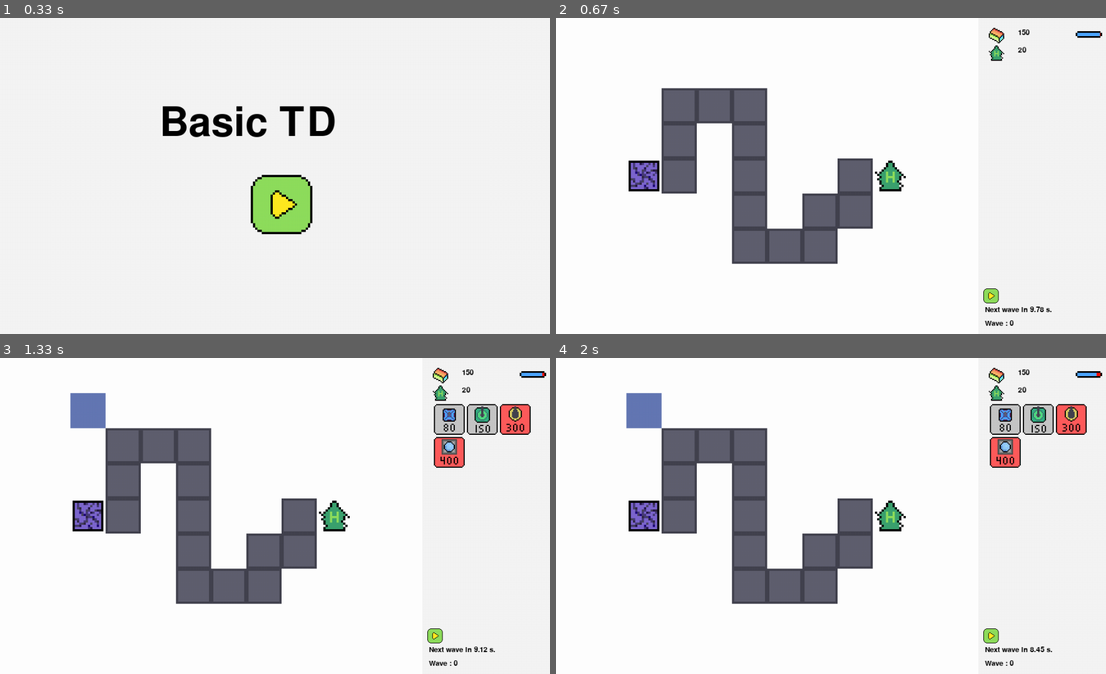
Above: before the commit, frames 1-4 (two rows, left to right).
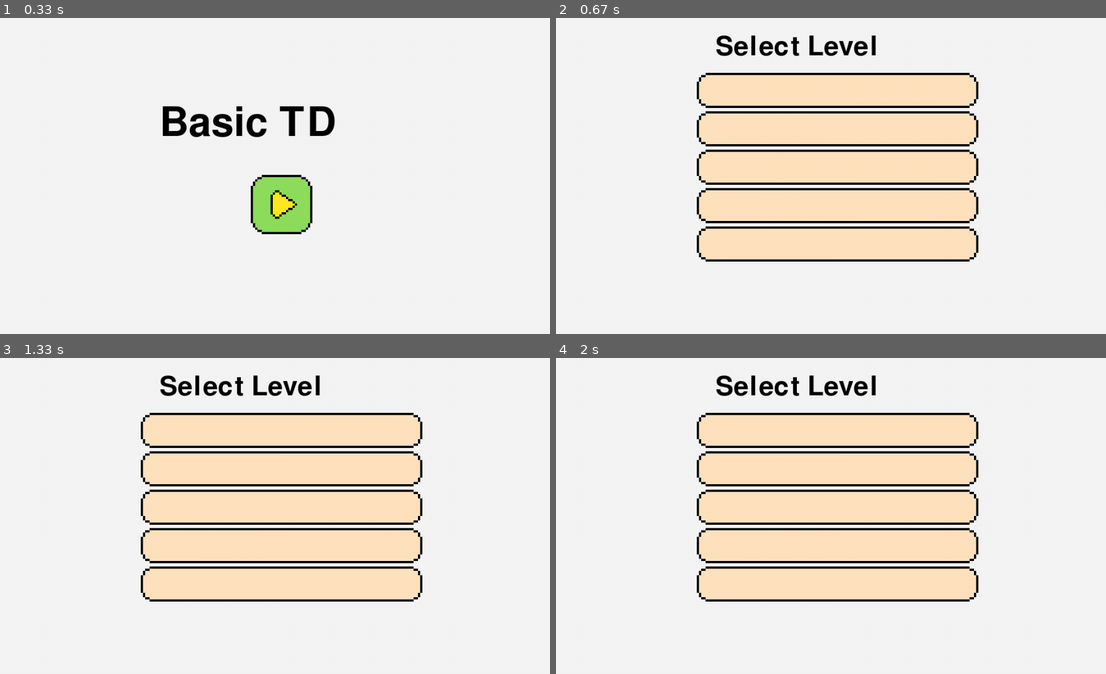
Above: after the commit, the same moments.

Repository: mtmattqq/PygameTD
Game: pygame game, started from main.py
Two runs of this game, one before a commit and one after it. Both use one fixed random seed, a clock stepped at 60 frames per second and the inputs below.
Inputs (mouse positions are in pixels of both pictures, inside the frame that each line leads up to):
- Up to frame 1 (0.33 s): no input
- Up to frame 2 (0.67 s): click (836, 176) at 0.38 s
- Up to frame 3 (1.33 s): press the mouse at (280, 516) at 0.7 s; move the mouse to (187, 459) at 0.8 s; release the mouse at (93, 402) at 0.93 s
- Up to frame 4 (2 s): no input

Frame 1 is identical in both runs. In frame 2, 33% of the frame differs, in the area x 13-100%, y 2-98%; in frame 3, 36%; in frame 4, 36%, in the area x 12-100%, y 2-98%.

Commit message:
level select

Diff:
--- a/AppData/basic_level.json
+++ b/AppData/level1.json
@@ -4,12 +4,12 @@
     "map" : [
         [0, 0, 0, 0, 0, 0, 0, 0, 0, 0, 0, 0],
         [0, 0, 0, 0, 0, 0, 0, 0, 0, 0, 0, 0],
-        [0, 0, 0, 3, 3, 3, 0, 0, 0, 0, 0, 0],
-        [0, 0, 0, 3, 0, 3, 0, 0, 0, 0, 0, 0],
-        [0, 0, 2, 3, 0, 3, 0, 0, 3, 1, 0, 0],
-        [0, 0, 0, 0, 0, 3, 0, 3, 3, 0, 0, 0],
-        [0, 0, 0, 0, 0, 3, 3, 3, 0, 0, 0, 0],
-        [0, 0, 0, 0, 0, 0, 0, 0, 0, 0, 0, 0],
+        [0, 3, 3, 3, 0, 0, 0, 0, 0, 0, 0, 0],
+        [0, 3, 0, 3, 0, 0, 0, 0, 0, 0, 0, 0],
+        [0, 2, 0, 3, 0, 0, 0, 3, 3, 1, 0, 0],
+        [0, 0, 3, 3, 0, 0, 0, 3, 0, 0, 0, 0],
+        [0, 0, 3, 0, 0, 3, 3, 3, 0, 0, 0, 0],
+        [0, 0, 3, 3, 3, 3, 0, 0, 0, 0, 0, 0],
         [0, 0, 0, 0, 0, 0, 0, 0, 0, 0, 0, 0]
     ],
 
--- /dev/null
+++ b/AppData/level2.json
@@ -0,0 +1,20 @@
+{
+    "map_size" : [9, 12],
+
+    "map" : [
+        [0, 0, 0, 0, 0, 0, 0, 0, 0, 0, 0, 0],
+        [0, 0, 0, 0, 0, 0, 0, 0, 0, 0, 0, 0],
+        [0, 3, 3, 3, 0, 3, 3, 3, 0, 0, 0, 0],
+        [0, 3, 0, 3, 0, 3, 0, 3, 0, 0, 0, 0],
+        [0, 2, 0, 3, 0, 3, 0, 3, 0, 0, 0, 0],
+        [0, 0, 3, 3, 0, 3, 0, 1, 0, 0, 0, 0],
+        [0, 0, 3, 0, 0, 3, 0, 0, 0, 0, 0, 0],
+        [0, 0, 3, 3, 3, 3, 0, 0, 0, 0, 0, 0],
+        [0, 0, 0, 0, 0, 0, 0, 0, 0, 0, 0, 0]
+    ],
+
+    "difficulty" : 102,
+    "start_wave" : 0,
+    "start_money" : 150,
+    "start_hit" : 20
+}
--- /dev/null
+++ b/AppData/level3.json
@@ -0,0 +1,20 @@
+{
+    "map_size" : [9, 12],
+
+    "map" : [
+        [0, 0, 0, 0, 0, 0, 0, 0, 0, 0, 0, 0],
+        [0, 2, 0, 3, 3, 3, 0, 0, 0, 0, 0, 0],
+        [0, 3, 3, 3, 0, 3, 0, 0, 0, 0, 0, 0],
+        [0, 0, 0, 0, 0, 3, 0, 0, 0, 0, 0, 0],
+        [0, 0, 0, 0, 0, 3, 0, 0, 0, 0, 0, 0],
+        [0, 0, 0, 0, 0, 3, 0, 0, 0, 0, 0, 0],
+        [0, 0, 0, 0, 0, 3, 0, 3, 3, 3, 0, 0],
+        [0, 0, 0, 0, 0, 3, 3, 3, 0, 1, 0, 0],
+        [0, 0, 0, 0, 0, 0, 0, 0, 0, 0, 0, 0]
+    ],
+
+    "difficulty" : 104,
+    "start_wave" : 0,
+    "start_money" : 160,
+    "start_hit" : 20
+}
--- /dev/null
+++ b/AppData/level4.json
@@ -0,0 +1,20 @@
+{
+    "map_size" : [9, 12],
+
+    "map" : [
+        [0, 0, 0, 0, 0, 0, 0, 0, 0, 0, 0, 0],
+        [0, 2, 3, 3, 3, 3, 3, 3, 3, 3, 3, 0],
+        [0, 0, 0, 0, 0, 0, 0, 0, 0, 0, 3, 0],
+        [0, 0, 0, 0, 0, 0, 0, 0, 0, 0, 3, 0],
+        [0, 0, 0, 0, 0, 0, 0, 0, 0, 0, 3, 0],
+        [0, 0, 0, 0, 0, 0, 0, 0, 0, 0, 3, 0],
+        [0, 0, 0, 0, 0, 0, 0, 0, 0, 0, 3, 0],
+        [0, 1, 3, 3, 3, 3, 3, 3, 3, 3, 3, 0],
+        [0, 0, 0, 0, 0, 0, 0, 0, 0, 0, 0, 0]
+    ],
+
+    "difficulty" : 106,
+    "start_wave" : 0,
+    "start_money" : 160,
+    "start_hit" : 20
+}
--- /dev/null
+++ b/AppData/level5.json
@@ -0,0 +1,20 @@
+{
+    "map_size" : [9, 12],
+
+    "map" : [
+        [0, 0, 0, 0, 0, 0, 0, 0, 0, 0, 0, 0],
+        [0, 2, 3, 3, 0, 3, 3, 3, 0, 0, 1, 0],
+        [0, 0, 0, 3, 0, 3, 0, 3, 0, 0, 3, 0],
+        [0, 0, 0, 3, 0, 3, 0, 3, 0, 0, 3, 0],
+        [0, 3, 3, 3, 0, 3, 0, 3, 0, 0, 3, 0],
+        [0, 3, 0, 0, 0, 3, 0, 3, 0, 0, 3, 0],
+        [0, 3, 3, 3, 3, 3, 0, 3, 0, 0, 3, 0],
+        [0, 0, 0, 0, 0, 0, 0, 3, 3, 3, 3, 0],
+        [0, 0, 0, 0, 0, 0, 0, 0, 0, 0, 0, 0]
+    ],
+
+    "difficulty" : 108,
+    "start_wave" : 0,
+    "start_money" : 200,
+    "start_hit" : 25
+}
--- /dev/null
+++ b/AppData/levels.json
@@ -0,0 +1,12 @@
+{
+    "file_name" : [
+        "basic_level.json",
+        "level1.json",
+        "level2.json",
+        "level3.json",
+        "level4.json",
+        "level5.json"
+    ],
+
+    "level_per_page" : 5
+}
--- a/main.py
+++ b/main.py
@@ -349,6 +349,8 @@
                 enemy_types[2] = enemy.super_shield(level_path[0].copy(), 0, 0, 0, 10, level_path)
 
             if wave >= 100 and wave % 25 == 0 :
+                if boss != None :
+                    is_game_over = True
                 enemy_type_this_wave = boss_level % 3
                 boss_level += 1
                 boss = boss_types[enemy_type_this_wave].copy()
@@ -587,8 +589,51 @@
     a = 0
 
 def select_level() :
-    level_now = 'basic_level.json'
-    level(level_now)
+    levels_file = open(os.path.join(os.getcwd(), 'AppData', 'levels.json'), 'r')
+    levels = levels_file.read()
+    levels = json.loads(levels)
+    levels_file.close()
+
+    select_level_button = []
+    level_per_page = levels['level_per_page']
+    shift_pos = 70
+    for i in range(level_per_page) :
+        select_level_button.append(
+            button(
+                "", vec2D(resolution[0]/2 - 256, 100 + shift_pos * i),
+                [0, 0, 0], 512, 64, ['select_level.png']
+            )
+        )
+    page = 0
+
+    title = 'Select Level'
+
+    in_game=True
+    while in_game :
+        mouse_pos = pygame.mouse.get_pos()
+        mouse_pos = vec2D(mouse_pos[0], mouse_pos[1])
+
+        # event in pygame
+        for event in pygame.event.get() :
+            if event.type == pygame.QUIT :
+                in_game = False
+            if event.type == pygame.KEYDOWN :
+                if event.unicode == 'q' :
+                    in_game = False
+            if event.type == pygame.MOUSEBUTTONDOWN :
+                # start_button.detect(pos = mouse_pos)
+                a = 0
+            if event.type == pygame.MOUSEBUTTONUP :
+                a = 0
+
+        # display
+        screen.fill((245, 245, 245))
+        for btn in select_level_button :
+            btn.display(screen)
+        show_text(title, 300, 48, (0, 0, 0), 72)
+        pygame.display.update()
+        clock.tick(FPS)
+    return
 
 def main_page() :
     def click_start_button() :
--- a/tower.py
+++ b/tower.py
@@ -182,6 +182,7 @@
         self.fire_sound = pygame.mixer.Sound(
             os.path.join(os.getcwd(), 'AppData', 'basic_tower_fire.wav')
         )
+        # self.fire_sound.set_volume(1)
 
     def display(self, screen):
         super().display(screen)
Binary file added: AppData/next_page_button.png
Binary file added: AppData/select_level.png
